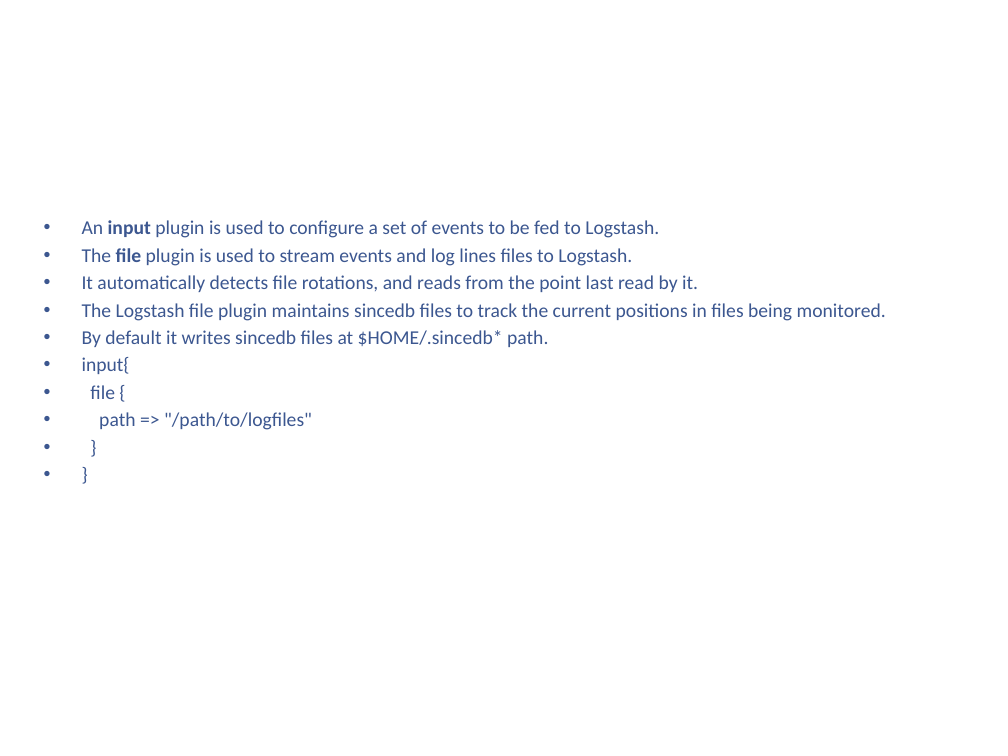
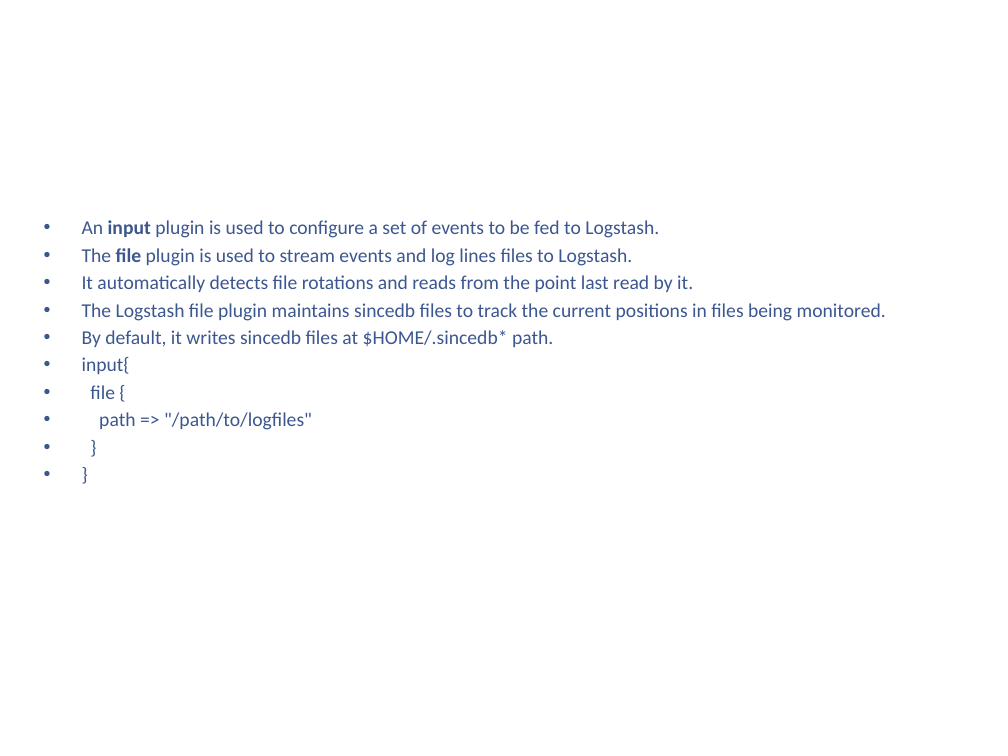
Before and after one commit to kenshincommon/ppts, a slide deck: slide 19 of Presentations/Logstash/Logstash.pptx (slide 15 before the commit). Drawn at 1008x756 pixels with LibreOffice and Linux fonts; fonts in the diff are those of the drawing; background and template pictures are left out. Boxes give left, top, right and bottom in pixels: in the first picture for what was removed or moved away, otherwise in the second. Text is boxed around its words. In the diff, an @@ line names an element or a change of style, - is before the commit and + after.

```diff
--- a/Presentations/Logstash/Logstash.pptx
+++ b/Presentations/Logstash/Logstash.pptx
@@ text at bbox=[82, 275, 693, 292]: text changed @@
-• It automatically detects file rotations, and reads from the point last read by it.
+• It automatically detects file rotations and reads from the point last read by it.
@@ text at bbox=[82, 330, 553, 347]: text changed @@
-• By default it writes sincedb files at $HOME/.sincedb* path.
+• By default, it writes sincedb files at $HOME/.sincedb* path.
```
Also in this commit, not shown: 5 other slides changed, 16 slides added, 11 other files.
